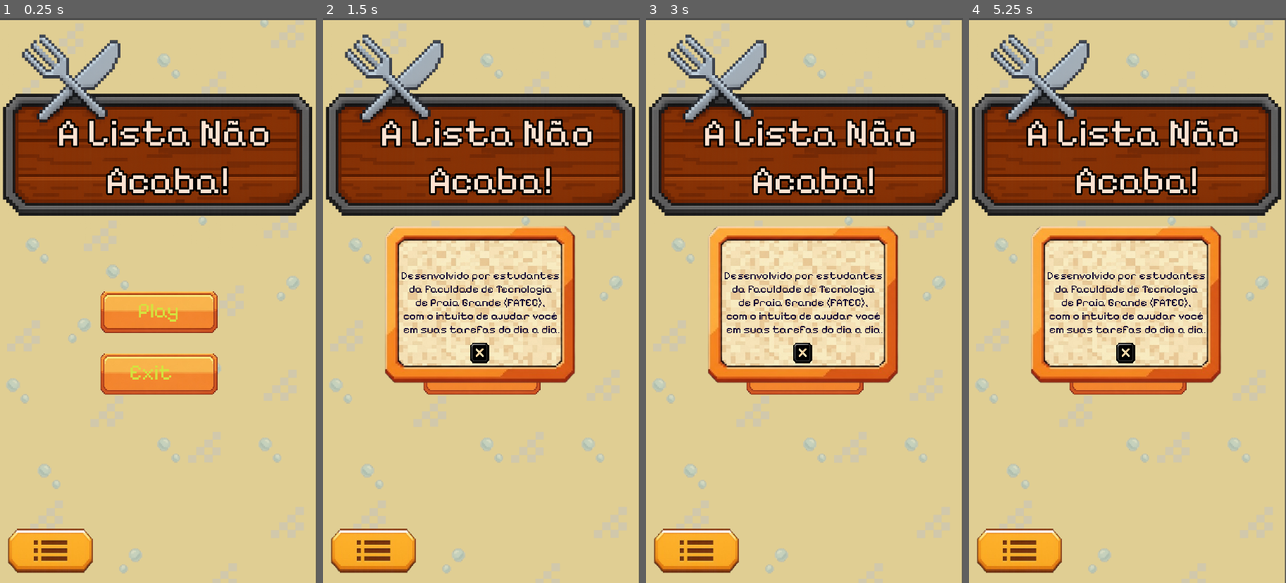
Above: before the commit, frames 1-4 (left to right).
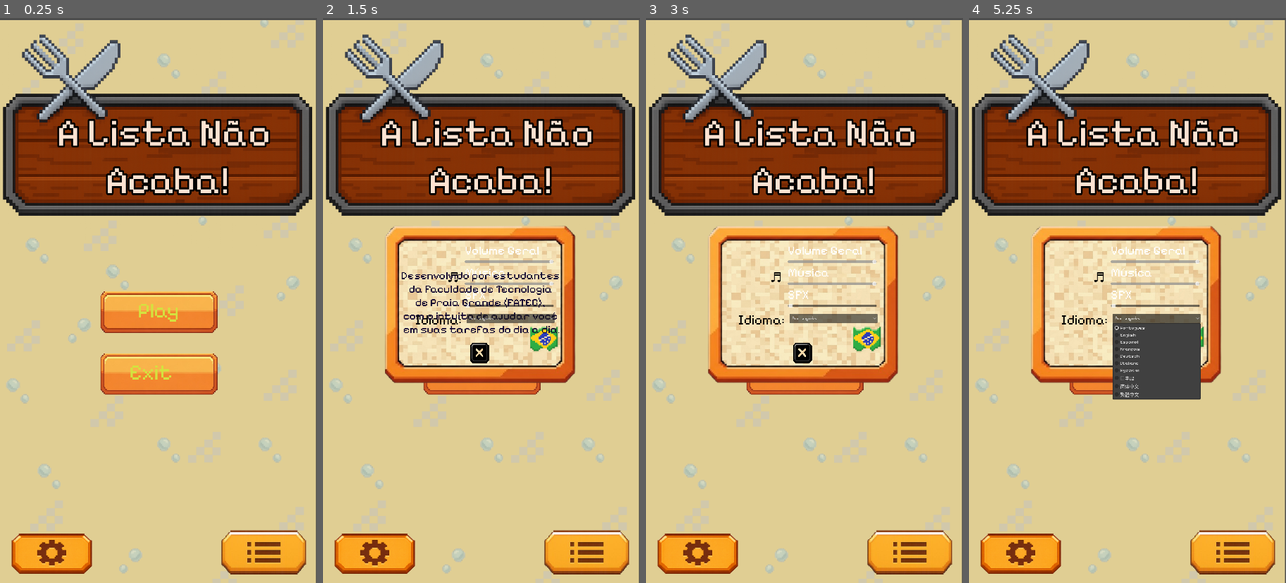
Above: after the commit, the same moments.

Repository: Guga-tab/a-lista-nao-acaba
Game: Godot game, scene res://scenes/title_screen.tscn
Same seed, same stepped clock (60 frames per second), same inputs: the game is played once before the commit and once after it. Sound files missing from this copy of the repository are replaced by a short silence.
Inputs (mouse positions are in pixels of both pictures, inside the frame that each line leads up to):
- Up to frame 1 (0.25 s): no input
- Up to frame 2 (1.5 s): click (370, 549) at 0.52 s; click (586, 549) at 1.27 s
- Up to frame 3 (3 s): click (804, 351) at 2 s; click (696, 554) at 2.77 s
- Up to frame 4 (5.25 s): click "JOGAR" at 3.5 s; click "JOGAR" at 4.25 s; click (1156, 317) at 5 s, where only the run after the commit has a clickable "Português"

The runs differ from the first frame. In frame 1, 3.2% of the frame differs, in the area x 2-97%, y 90-99%; in frame 2, 4.9%; in frame 3, 5.7%; in frame 4, 9.0%, in the area x 2-97%, y 39-99%.

Commit message:
feat: add config_button on HomeScreen

Diff:
--- a/scenes/title_screen.tscn
+++ b/scenes/title_screen.tscn
@@ -4,13 +4,15 @@
 [ext_resource type="FontFile" uid="uid://dncemyjponlf" path="res://fonts/Pixelify_Sans/PixelifySans-VariableFont_wght.ttf" id="3_mgrm8"]
 [ext_resource type="PackedScene" uid="uid://cofoos0b4poqc" path="res://scenes/default_button.tscn" id="4_3yumr"]
 [ext_resource type="PackedScene" uid="uid://ckifu2pos7a0i" path="res://scenes/about_us_button.tscn" id="5_dc4i4"]
+[ext_resource type="PackedScene" uid="uid://b4o65hf2pwtwi" path="res://scenes/config_button.tscn" id="5_e54dn"]
 [ext_resource type="AudioStream" uid="uid://b04mfdmkotnw7" path="res://assets/sounds/click_sound.mp3" id="6_e54dn"]
 
 [sub_resource type="GDScript" id="GDScript_dc4i4"]
 script/source = "extends Control
 
 #popup
-@onready var PopUp = preload(\"res://scenes/pop_up.tscn\")
+@onready var ConfigScreen = preload(\"res://scenes/config_screen.tscn\")
+@onready var Credits = preload(\"res://scenes/credits.tscn\")
 
 #labels
 @onready var button_play_label = $VBoxContainer/PlayButton
@@ -35,8 +37,14 @@
 func _on_config_button_pressed() -> void:
 	click_sound.play()
 	#await click_sound.finished
-	var pop_up = PopUp.instantiate()
-	add_child(pop_up)
+	var configScreen = ConfigScreen.instantiate()
+	add_child(configScreen)
+
+func _on_credits_button_pressed() -> void:
+	click_sound.play()
+	#await click_sound.finished
+	var credits = Credits.instantiate()
+	add_child(credits)
 
 func _on_config_exit_pressed() -> void:
 	click_sound.play()
@@ -156,17 +164,25 @@
 text = "EXIT"
 label_settings = SubResource("LabelSettings_e54dn")
 
-[node name="ConfigButton" parent="." unique_id=624023024 instance=ExtResource("5_dc4i4")]
+[node name="CreditsButton" parent="." unique_id=624023024 instance=ExtResource("5_dc4i4")]
 layout_mode = 1
 anchors_preset = 2
 anchor_top = 1.0
 anchor_bottom = 1.0
-offset_left = 31.0
-offset_top = -192.0
-offset_right = 124.0
-offset_bottom = -149.0
+offset_left = 758.0
+offset_top = -186.0
+offset_right = 851.0
+offset_bottom = -143.0
 grow_vertical = 0
 flat = true
+
+[node name="Button" parent="." unique_id=1908190728 instance=ExtResource("5_e54dn")]
+layout_mode = 0
+offset_left = 38.0
+offset_top = 1723.0
+offset_right = 658.0
+offset_bottom = 2139.0
+scale = Vector2(0.46, 0.45)
 
 [node name="click_sound" type="AudioStreamPlayer" parent="." unique_id=1624226236]
 stream = ExtResource("6_e54dn")
@@ -174,4 +190,5 @@
 
 [connection signal="pressed" from="VBoxContainer/PlayButton" to="." method="_on_play_button_pressed"]
 [connection signal="pressed" from="VBoxContainer/ExitButton" to="." method="_on_exit_button_pressed"]
-[connection signal="pressed" from="ConfigButton" to="." method="_on_config_button_pressed"]
+[connection signal="pressed" from="CreditsButton" to="." method="_on_credits_button_pressed"]
+[connection signal="pressed" from="Button" to="." method="_on_config_button_pressed"]
Renamed: scenes/pop_up.tscn -> scenes/credits.tscn
